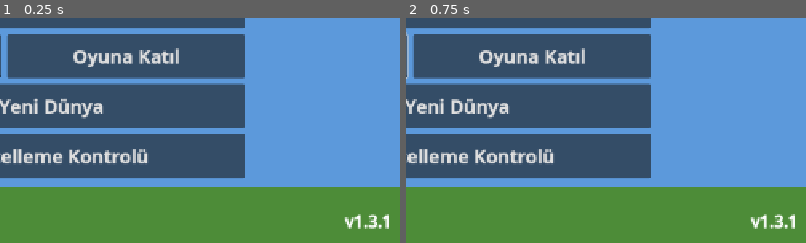
Above: before the commit, frames 1-2 (left to right).
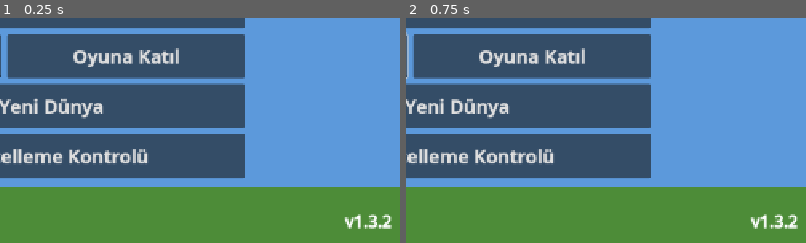
Above: after the commit, the same moments.

Repository: ozguryilmazz/CraftMine
Game: Godot game, scene res://scenes/main_menu.tscn
Two runs of this game, one before a commit and one after it. Both use one fixed random seed, a clock stepped at 60 frames per second and the inputs below.
Inputs (mouse positions are % of the whole screen's width and height, from its top left):
- Up to frame 1 (0.25 s): no input
- Up to frame 2 (0.75 s): click (35, 58) at 0.52 s; type "12" at 0.6 s
The pictures show only the part of the screen within x 44-94%, y 50-100%; the shares and areas given below are measured in that part.

The runs differ from the first frame. In frame 1, 0.1% of the frame differs, in the area x 95-98%, y 87-94%; in frame 2, 0.1%.

Commit message:
RPG altyapısı: eşya tablosu, yuva başı dayanıklılık, yeni kayıt biçimi (v1.3.2)
Co-Authored-By: Claude Fable 5.2 <noreply@anthropic.com>

Diff:
--- a/project.godot
+++ b/project.godot
@@ -7,7 +7,7 @@
 [application]
 
 config/name="CraftMine"
-config/version="1.3.1"
+config/version="1.3.2"
 run/main_scene="res://scenes/main_menu.tscn"
 config/features=PackedStringArray("4.5", "GL Compatibility")
 boot_splash/bg_color=Color(0.12, 0.16, 0.22, 1)
--- a/scripts/game.gd
+++ b/scripts/game.gd
@@ -17,6 +17,8 @@
 var hud: Hud
 var ui: InventoryUI
 var inv := Inventory.new()
+## Oyuncuya ait kalıcı veriler (kakacoin; ileride statlar, level, XP). Dünya kaydıyla birlikte saklanır.
+var pdata := {"coins": 0}
 var selected := 0           # seçili hotbar yuvası
 var paused := false
 var info_text := ""
@@ -65,6 +67,7 @@
 	if Session.mode != "join" and Session.saved_pos is Vector3:
 		player.position = Session.saved_pos
 		inv.from_array(Session.saved_inv)
+		pdata.merge(Session.saved_player, true)
 	else:
 		var a := randf() * TAU if _online else 0.0
 		var sx := int(cos(a) * 3.0)
@@ -354,20 +357,20 @@
 
 # ---------- Düşen eşyalar ----------
 
-func spawn_drop(id: int, n: int, pos: Vector3) -> void:
+func spawn_drop(id: int, n: int, pos: Vector3, dur := -1) -> void:
 	if id <= 0 or n <= 0:
 		return
 	if _drops.size() >= MAX_DROPS:
 		_drops.pop_front().queue_free()
 	var d := ItemDrop.new()
 	add_child(d)
-	d.setup(world, id, n, pos)
+	d.setup(world, id, n, pos, dur)
 	_drops.append(d)
 
 
 ## Envantere sığmayan eşyayı oyuncunun önüne bırakır.
-func drop_from_player(id: int, n: int) -> void:
-	spawn_drop(id, n, player.eye_position() + player.look_dir() * 1.2)
+func drop_from_player(id: int, n: int, dur := -1) -> void:
+	spawn_drop(id, n, player.eye_position() + player.look_dir() * 1.2, dur)
 
 
 func _update_drops(delta: float) -> void:
@@ -380,7 +383,7 @@
 		elif d.age > ItemDrop.PICKUP_DELAY and inv.can_add(d.item_id, 1):
 			var dist := d.position.distance_to(center)
 			if dist < PICKUP_RADIUS:
-				d.count = inv.add(d.item_id, d.count)
+				d.count = inv.add(d.item_id, d.count, d.dur)
 				if d.count <= 0:
 					d.queue_free()
 					_drops.remove_at(i)
@@ -482,7 +485,7 @@
 func _save() -> void:
 	_save_timer = 0.0
 	if Session.mode != "join":
-		Session.save_world(world.export_edits(), player.position, inv.to_array())
+		Session.save_world(world.export_edits(), player.position, inv.to_array(), pdata)
 
 
 func exit_to_menu() -> void:
--- a/scripts/inventory.gd
+++ b/scripts/inventory.gd
@@ -1,28 +1,39 @@
 class_name Inventory
 extends RefCounted
-## Oyuncu envanteri: 36 yuva; ilk 9'u hotbar'dır. Her yuva (eşya kimliği, adet) tutar.
+## Oyuncu envanteri: 36 yuva; ilk 9'u hotbar'dır. Her yuva (eşya kimliği, adet, kalan dayanıklılık) tutar.
+## Dayanıklılığı olan eşyalar (kılıç, zırh, kalkan) yığınlanmaz; dayanıklılığı olmayanlarda değer 0'dır.
 
 const SIZE := 36
 const HOTBAR := 9
 
 var ids := PackedInt32Array()
 var counts := PackedInt32Array()
+var durs := PackedInt32Array()
 
 
 func _init() -> void:
 	ids.resize(SIZE)
 	counts.resize(SIZE)
+	durs.resize(SIZE)
+
+
+static func _norm_dur(id: int, dur: int) -> int:
+	var full := Items.max_durability(id)
+	if full <= 0:
+		return 0
+	return full if dur <= 0 else mini(dur, full)
 
 
 ## Eşya ekler; önce aynı türden yığınları doldurur, sonra boş yuvaları. Sığmayan adedi döndürür.
-func add(id: int, n: int) -> int:
+## dur: kalan dayanıklılık (-1: yeni eşya, tam dayanıklılık).
+func add(id: int, n: int, dur := -1) -> int:
 	if id <= 0:
 		return 0
 	var cap := Items.max_stack(id)
 	for i in SIZE:
 		if n <= 0:
 			return 0
-		if ids[i] == id and counts[i] < cap:
+		if ids[i] == id and counts[i] > 0 and counts[i] < cap:
 			var k := mini(n, cap - counts[i])
 			counts[i] += k
 			n -= k
@@ -33,6 +44,7 @@
 			var k := mini(n, cap)
 			ids[i] = id
 			counts[i] = k
+			durs[i] = _norm_dur(id, dur)
 			n -= k
 	return n
 
@@ -56,6 +68,7 @@
 	counts[slot] -= k
 	if counts[slot] == 0:
 		ids[slot] = 0
+		durs[slot] = 0
 	return k
 
 
@@ -63,21 +76,55 @@
 	return ids[slot] if counts[slot] > 0 else 0
 
 
-func set_slot(slot: int, id: int, n: int) -> void:
-	ids[slot] = id if n > 0 else 0
-	counts[slot] = n if id > 0 else 0
+func dur_at(slot: int) -> int:
+	return durs[slot] if counts[slot] > 0 else 0
 
 
+func set_slot(slot: int, id: int, n: int, dur := -1) -> void:
+	if id <= 0 or n <= 0:
+		ids[slot] = 0
+		counts[slot] = 0
+		durs[slot] = 0
+		return
+	ids[slot] = id
+	counts[slot] = n
+	durs[slot] = _norm_dur(id, dur)
+
+
+## Yuvadaki eşyayı k kez yıpratır. Eşya kırılıp yok olduysa true döner.
+func wear(slot: int, k := 1) -> bool:
+	if counts[slot] <= 0 or Items.max_durability(ids[slot]) <= 0:
+		return false
+	durs[slot] -= k
+	if durs[slot] <= 0:
+		set_slot(slot, 0, 0)
+		return true
+	return false
+
+
+## Tüm envanteri siler (ölüm cezası).
+func clear() -> void:
+	for i in SIZE:
+		set_slot(i, 0, 0)
+
+
+## Kayıt: her yuva için (kimlik, adet, dayanıklılık).
 func to_array() -> Array:
 	var out := []
 	for i in SIZE:
 		out.append(ids[i])
 		out.append(counts[i])
+		out.append(durs[i])
 	return out
 
 
+## Kayıttan yükler. Eski sürümlerin (kimlik, adet) biçimini de kabul eder.
 func from_array(a: Variant) -> void:
-	if not (a is Array) or a.size() != SIZE * 2:
+	if not (a is Array):
 		return
-	for i in SIZE:
-		set_slot(i, int(a[i * 2]), int(a[i * 2 + 1]))
+	if a.size() == SIZE * 3:
+		for i in SIZE:
+			set_slot(i, int(a[i * 3]), int(a[i * 3 + 1]), int(a[i * 3 + 2]))
+	elif a.size() == SIZE * 2:
+		for i in SIZE:
+			set_slot(i, int(a[i * 2]), int(a[i * 2 + 1]))
--- a/scripts/item_drop.gd
+++ b/scripts/item_drop.gd
@@ -9,6 +9,7 @@
 
 var item_id := 0
 var count := 1
+var dur := -1               # kalan dayanıklılık (-1: tam)
 var age := 0.0
 var world: World
 var _vel := Vector3.ZERO
@@ -29,10 +30,11 @@
 	return mi
 
 
-func setup(p_world: World, id: int, n: int, pos: Vector3) -> void:
+func setup(p_world: World, id: int, n: int, pos: Vector3, p_dur := -1) -> void:
 	world = p_world
 	item_id = id
 	count = n
+	dur = p_dur
 	position = pos
 	_vel = Vector3(randf_range(-1.2, 1.2), 3.0, randf_range(-1.2, 1.2))
 	_vis = make_visual(id)
--- a/scripts/items.gd
+++ b/scripts/items.gd
@@ -26,6 +26,83 @@
 const TIER_LEVEL := [0, 1, 2, 0, 3]
 const NAMES := {100: "Çubuk", 101: "Kömür", 102: "Demir Külçesi", 103: "Altın Külçesi", 104: "Elmas"}
 
+# ---------- RPG eşyaları (mns2026 tablosu) ----------
+const SWORD_WOOD := 130
+const SWORD_STONE := 131
+const SWORD_IRON := 132
+const SWORD_GOLD := 133
+const SWORD_DIAMOND := 134
+const SWORD_NETHER := 135
+const HELMET := 140
+const CHESTPLATE := 141
+const LEGGINGS := 142
+const SHIELD_WOOD := 145
+const SHIELD_IRON := 146
+const SHIELD_DIAMOND := 147
+const MEAT_CHICKEN := 150
+const MEAT_PORK := 151
+const MEAT_BEEF := 152
+const MEAT_MUTTON := 153
+const ROTTEN_FLESH := 154
+const POTION_ATTACK := 160
+const POTION_INT := 161
+const POTION_DEFENSE := 162
+const POTION_SPEED := 163
+const TOTEM := 170
+const CROWN := 171
+
+## Tüm RPG eşyaları tek tablodan okunur; yeni eşya (dükkan vb.) eklemek için buraya satır eklemek yeterlidir.
+##   n: ad            k: tür (sword / helmet / chest / legs / shield / food / potion / totem / misc)
+##   dmg: saldırı bonusu      hp: can bonusu        dur: dayanıklılık (kaç vuruş / darbe)
+##   lvl: kullanmak için gereken level
+##   heal: toplam doldurduğu can, rate: saniyede doldurduğu can (yiyecek)
+##   stat, amount, time: iksirin etkilediği stat, miktarı ve süresi (sn)
+##   stack: en fazla yığın     price: kakacoin değeri (dükkan için; şimdilik 0)
+const DEFS := {
+	130: {"n": "Tahta Kılıç", "k": "sword", "dmg": 4, "dur": 10, "lvl": 0},
+	131: {"n": "Taş Kılıç", "k": "sword", "dmg": 6, "dur": 15, "lvl": 2},
+	132: {"n": "Demir Kılıç", "k": "sword", "dmg": 8, "dur": 20, "lvl": 4},
+	133: {"n": "Altın Kılıç", "k": "sword", "dmg": 10, "dur": 25, "lvl": 6},
+	134: {"n": "Elmas Kılıç", "k": "sword", "dmg": 15, "dur": 40, "lvl": 9},
+	135: {"n": "Nether Kılıç", "k": "sword", "dmg": 25, "dur": 60, "lvl": 12},
+	140: {"n": "Kafalık", "k": "helmet", "hp": 2, "dur": 10},
+	141: {"n": "Göğüslük", "k": "chest", "hp": 5, "dur": 15},
+	142: {"n": "Pantolon ve Ayakkabı", "k": "legs", "hp": 8, "dur": 15},
+	145: {"n": "Tahta Kalkan", "k": "shield", "hp": 4, "dur": 15},
+	146: {"n": "Demir Kalkan", "k": "shield", "hp": 8, "dur": 25},
+	147: {"n": "Elmas Kalkan", "k": "shield", "hp": 10, "dur": 35},
+	150: {"n": "Pişmiş Tavuk Eti", "k": "food", "heal": 10, "rate": 2.0},
+	151: {"n": "Pişmiş Domuz Eti", "k": "food", "heal": 10, "rate": 2.0},
+	152: {"n": "Pişmiş İnek Eti", "k": "food", "heal": 10, "rate": 2.0},
+	153: {"n": "Pişmiş Koyun Eti", "k": "food", "heal": 10, "rate": 2.0},
+	154: {"n": "Çürük Zombi Eti", "k": "food", "heal": 4, "rate": 2.0},
+	160: {"n": "Saldırı İksiri", "k": "potion", "stat": "attack", "amount": 3, "time": 300.0, "stack": 16},
+	161: {"n": "Zeka İksiri", "k": "potion", "stat": "intel", "amount": 3, "time": 300.0, "stack": 16},
+	162: {"n": "Savunma İksiri", "k": "potion", "stat": "health", "amount": 3, "time": 300.0, "stack": 16},
+	163: {"n": "Hız İksiri", "k": "potion", "stat": "speed", "amount": 3, "time": 300.0, "stack": 16},
+	170: {"n": "Ölümsüzlük Totemi", "k": "totem", "stack": 1},
+	171: {"n": "Kral Tacı", "k": "misc", "stack": 1},
+}
+
+
+## Tablodaki bir alanı okur (yoksa varsayılanı döndürür).
+static func prop(id: int, key: String, default: Variant = 0) -> Variant:
+	var d: Variant = DEFS.get(id)
+	return d.get(key, default) if d != null else default
+
+
+static func kind(id: int) -> String:
+	return str(prop(id, "k", ""))
+
+
+## Eşyanın tam dayanıklılığı (0: dayanıklılığı yok, kırılmaz).
+static func max_durability(id: int) -> int:
+	return int(prop(id, "dur", 0))
+
+
+static func price(id: int) -> int:
+	return int(prop(id, "price", 0))
+
 
 static func tool(tier: int, type: int) -> int:
 	return TOOL_BASE + tier * 3 + type
@@ -48,7 +125,9 @@
 
 
 static func max_stack(id: int) -> int:
-	return 1 if is_tool(id) else 64
+	if is_tool(id) or max_durability(id) > 0:
+		return 1
+	return int(prop(id, "stack", 64))
 
 
 static func item_name(id: int) -> String:
@@ -58,6 +137,8 @@
 		return Blocks.NAMES[id] if id < Blocks.COUNT else "?"
 	if is_tool(id):
 		return "%s %s" % [TIER_NAMES[tool_tier(id)], TYPE_NAMES[tool_type(id)]]
+	if DEFS.has(id):
+		return DEFS[id]["n"]
 	return NAMES.get(id, "?")
 
 
@@ -93,8 +174,25 @@
 		_face(ci, tex, ts, [lt, top, rt, mid], Blocks.TILES[id][0], 1.0)
 		_face(ci, tex, ts, [lt, mid, bot, lb], Blocks.TILES[id][1], 0.78)
 		_face(ci, tex, ts, [mid, rt, rb, bot], Blocks.TILES[id][1], 0.58)
+	elif DEFS.has(id):
+		# Simgesi henüz çizilmemiş eşya: türüne göre renkli geçici kare
+		var cols := {"sword": Color(0.75, 0.78, 0.85), "food": Color(0.8, 0.45, 0.3), "potion": Color(0.6, 0.35, 0.8)}
+		var col: Color = cols.get(kind(id), Color(0.5, 0.65, 0.55))
+		ci.draw_rect(r.grow(-r.size.x * 0.12), col)
+		ci.draw_rect(r.grow(-r.size.x * 0.12), Color(0.1, 0.1, 0.1), false, 2.0)
 	else:
 		ci.draw_texture_rect_region(Atlas.item_texture(), r, Atlas.item_region(icon_index(id)))
+
+
+## Dayanıklılık çubuğu (yalnızca yıpranmış eşyalarda görünür): yeşilden kırmızıya.
+static func draw_dur_bar(ci: CanvasItem, r: Rect2, id: int, dur: int) -> void:
+	var full := max_durability(id)
+	if full <= 0 or dur <= 0 or dur >= full:
+		return
+	var f := float(dur) / full
+	var bar := Rect2(r.position.x, r.end.y - 5.0, r.size.x, 5.0)
+	ci.draw_rect(bar, Color(0, 0, 0, 0.85))
+	ci.draw_rect(Rect2(bar.position, Vector2(bar.size.x * f, bar.size.y)), Color(1.0 - f, f, 0.1).lightened(0.2))
 
 
 static func _face(ci: CanvasItem, tex: Texture2D, ts: Vector2, pts: Array, tile: int, shade: float) -> void:
--- a/scripts/session.gd
+++ b/scripts/session.gd
@@ -21,6 +21,7 @@
 var world_edits := {}
 var saved_pos: Variant = null
 var saved_inv: Variant = null
+var saved_player := {}
 
 
 func _ready() -> void:
@@ -68,6 +69,7 @@
 	world_edits = {}
 	saved_pos = null
 	saved_inv = null
+	saved_player = {}
 	world_seed = randi() & 0x7fffffff
 	var f := FileAccess.open(SAVE_PATH, FileAccess.READ)
 	if f == null:
@@ -78,15 +80,19 @@
 		world_edits = d.get("edits", {})
 		saved_pos = d.get("pos")
 		saved_inv = d.get("inv")
+		var pl: Variant = d.get("player")
+		if pl is Dictionary:
+			saved_player = pl
 
 
-func save_world(edits: Dictionary, pos: Vector3, inv: Array) -> void:
+func save_world(edits: Dictionary, pos: Vector3, inv: Array, player := {}) -> void:
 	world_edits = edits
 	saved_pos = pos
 	saved_inv = inv
+	saved_player = player
 	var f := FileAccess.open(SAVE_PATH, FileAccess.WRITE)
 	if f != null:
-		f.store_var({"seed": world_seed, "edits": edits, "pos": pos, "inv": inv})
+		f.store_var({"v": 2, "seed": world_seed, "edits": edits, "pos": pos, "inv": inv, "player": player})
 
 
 func delete_world() -> void:
--- a/scripts/ui/hud.gd
+++ b/scripts/ui/hud.gd
@@ -213,6 +213,7 @@
 		var id := inv.id_at(i)
 		if id > 0:
 			Items.draw_icon(self, r.grow(-9.0), id)
+			Items.draw_dur_bar(self, r.grow(-9.0), id, inv.durs[i])
 			var n := inv.counts[i]
 			if n > 1:
 				var pos := Vector2(r.position.x, r.end.y - 6.0)
--- a/scripts/ui/inventory_ui.gd
+++ b/scripts/ui/inventory_ui.gd
@@ -27,8 +27,11 @@
 var _grid_counts := PackedInt32Array()
 var _f_ids := PackedInt32Array()        # fırın: 0 girdi, 1 yakıt, 2 çıktı
 var _f_counts := PackedInt32Array()
+var _grid_durs := PackedInt32Array()    # ızgara ve fırındaki eşyaların kalan dayanıklılığı
+var _f_durs := PackedInt32Array()
 var _cur_id := 0                        # "elde" tutulan yığın
 var _cur_n := 0
+var _cur_dur := 0
 var _fuel_left := 0.0
 var _fuel_total := 1.0
 var _progress := 0.0
@@ -50,6 +53,8 @@
 	_grid_counts.resize(9)
 	_f_ids.resize(3)
 	_f_counts.resize(3)
+	_grid_durs.resize(9)
+	_f_durs.resize(3)
 	visible = false
 
 
@@ -66,28 +71,31 @@
 	if not visible:
 		return
 	for i in 9:
-		_give_back(_grid_ids[i], _grid_counts[i])
+		_give_back(_grid_ids[i], _grid_counts[i], _grid_durs[i])
 		_grid_ids[i] = 0
 		_grid_counts[i] = 0
+		_grid_durs[i] = 0
 	for i in 3:
-		_give_back(_f_ids[i], _f_counts[i])
+		_give_back(_f_ids[i], _f_counts[i], _f_durs[i])
 		_f_ids[i] = 0
 		_f_counts[i] = 0
-	_give_back(_cur_id, _cur_n)
+		_f_durs[i] = 0
+	_give_back(_cur_id, _cur_n, _cur_dur)
 	_cur_id = 0
 	_cur_n = 0
+	_cur_dur = 0
 	_fuel_left = 0.0
 	_press_slot = -1
 	visible = false
 	game.on_ui_closed()
 
 
-func _give_back(id: int, n: int) -> void:
+func _give_back(id: int, n: int, dur := -1) -> void:
 	if id <= 0 or n <= 0:
 		return
-	var left := inv.add(id, n)
+	var left := inv.add(id, n, dur)
 	if left > 0:
-		game.drop_from_player(id, left)
+		game.drop_from_player(id, left, dur)
 
 
 # ---------- Yerleşim ----------
@@ -151,19 +159,32 @@
 	return _f_counts[i]
 
 
-func _put(kind: String, i: int, id: int, n: int) -> void:
+func _get_dur(kind: String, i: int) -> int:
+	match kind:
+		"inv":
+			return inv.dur_at(i)
+		"grid":
+			return _grid_durs[i] if _grid_counts[i] > 0 else 0
+	return _f_durs[i] if _f_counts[i] > 0 else 0
+
+
+## dur: kalan dayanıklılık (-1: tam). Dayanıklılığı olmayan eşyalarda yok sayılır.
+func _put(kind: String, i: int, id: int, n: int, dur := -1) -> void:
 	if n <= 0:
 		id = 0
 		n = 0
+	dur = Inventory._norm_dur(id, dur) if id > 0 else 0
 	match kind:
 		"inv":
-			inv.set_slot(i, id, n)
+			inv.set_slot(i, id, n, dur)
 		"grid":
 			_grid_ids[i] = id
 			_grid_counts[i] = n
+			_grid_durs[i] = dur
 		_:
 			_f_ids[i] = id
 			_f_counts[i] = n
+			_f_durs[i] = dur
 
 
 func _recipe() -> Dictionary:
@@ -236,6 +257,7 @@
 	var k := n if not right else ceili(n / 2.0)
 	_cur_id = id
 	_cur_n = k
+	_cur_dur = _get_dur(kind, i)
 	_put(kind, i, id, n - k)
 	_press_can_halve = not right and k > 1
 	_hint = "%s x%d" % [Items.item_name(id), k]
@@ -258,19 +280,22 @@
 	var n := _get_n(kind, i)
 	if n == 0:
 		var k := 1 if one else _cur_n
-		_put(kind, i, _cur_id, k)
+		_put(kind, i, _cur_id, k, _cur_dur)
 		_cur_n -= k
-	elif id == _cur_id:
+	elif id == _cur_id and Items.max_stack(id) > 1:
 		var k := mini(1 if one else _cur_n, Items.max_stack(id) - n)
 		_put(kind, i, id, n + k)
 		_cur_n -= k
 	else:
-		_put(kind, i, _cur_id, _cur_n)
+		var d := _get_dur(kind, i)
+		_put(kind, i, _cur_id, _cur_n, _cur_dur)
 		_cur_id = id
 		_cur_n = n
+		_cur_dur = d
 	if _cur_n <= 0:
 		_cur_id = 0
 		_cur_n = 0
+		_cur_dur = 0
 		_hint = ""
 	else:
 		_hint = "%s x%d" % [Items.item_name(_cur_id), _cur_n]
@@ -291,6 +316,7 @@
 			_grid_counts[i] -= 1
 			if _grid_counts[i] == 0:
 				_grid_ids[i] = 0
+				_grid_durs[i] = 0
 	_hint = "%s x%d üretildi" % [Items.item_name(out), n]
 
 
@@ -355,7 +381,7 @@
 				_item(r, recipe["out"], recipe["n"])
 			_arrow(Vector2(r.position.x - STEP, r.position.y + SLOT * 0.5), 1.0)
 		else:
-			_item(r, _get_id(kind, s["i"]), _get_n(kind, s["i"]))
+			_item(r, _get_id(kind, s["i"]), _get_n(kind, s["i"]), _get_dur(kind, s["i"]))
 			if kind == "fout":
 				_arrow(Vector2(r.position.x - 2.0 * STEP, r.position.y + SLOT * 0.5), _progress / SMELT_TIME)
 				# Yakıt göstergesi (girdi ile yakıt yuvasının arası)
@@ -372,14 +398,15 @@
 		var c := _pointer - (Vector2(0, SLOT * 0.75) if Session.touch_mode else Vector2.ZERO)
 		var r := Rect2(c - Vector2(SLOT, SLOT) * 0.5, Vector2(SLOT, SLOT))
 		draw_rect(r.grow(2.0), Color(1, 1, 1, 0.25))
-		_item(r, _cur_id, _cur_n)
+		_item(r, _cur_id, _cur_n, _cur_dur)
 
 
 ## Eşyayı yuvanın içine sığacak şekilde (kenar boşluğuyla) çizer.
-func _item(r: Rect2, id: int, n: int) -> void:
+func _item(r: Rect2, id: int, n: int, dur := 0) -> void:
 	if id <= 0 or n <= 0:
 		return
 	Items.draw_icon(self, r.grow(-ICON_INSET), id)
+	Items.draw_dur_bar(self, r.grow(-ICON_INSET), id, dur)
 	if n > 1:
 		var pos := Vector2(r.position.x, r.end.y - 5.0)
 		draw_string(Session.font, pos + Vector2(1.5, 1.5), str(n), HORIZONTAL_ALIGNMENT_RIGHT, r.size.x - 4.0, 20, Color(0, 0, 0, 0.85))
--- /dev/null
+++ b/tests/items_test.gd
@@ -0,0 +1,52 @@
+extends SceneTree
+## Geliştirme aracı: eşya tablosu ve envanter dayanıklılığı için otomatik test.
+## Kullanım: godot --headless --path . -s res://tests/items_test.gd
+
+var _fail := 0
+
+
+func ok(cond: bool, what: String) -> void:
+	if not cond:
+		_fail += 1
+	print(("PASS  " if cond else "FAIL  ") + what)
+
+
+func _init() -> void:
+	var inv := Inventory.new()
+	ok(Items.max_stack(Items.SWORD_IRON) == 1 and Items.max_durability(Items.SWORD_IRON) == 20, "demir kilic: yigin 1, dayaniklilik 20")
+	ok(Items.max_stack(Blocks.COBBLE) == 64 and Items.max_durability(Blocks.COBBLE) == 0, "kirik tas: yigin 64, dayaniklilik yok")
+	ok(Items.max_stack(Items.tool(0, 0)) == 1, "kazma hala tekli")
+	ok(Items.item_name(Items.SWORD_NETHER) == "Nether Kılıç" and Items.item_name(Items.STICK) == "Çubuk", "adlar")
+	ok(int(Items.prop(Items.SWORD_DIAMOND, "dmg")) == 15 and int(Items.prop(Items.SHIELD_IRON, "hp")) == 8, "hasar / can degerleri")
+	ok(Items.price(Items.CROWN) == 0, "fiyat alani okunuyor")
+
+	ok(inv.add(Items.SWORD_WOOD, 2) == 0, "iki kilic eklendi")
+	ok(inv.id_at(0) == Items.SWORD_WOOD and inv.id_at(1) == Items.SWORD_WOOD and inv.counts[0] == 1, "kiliclar ayri yuvalarda")
+	ok(inv.dur_at(0) == 10, "yeni kilic tam dayaniklilikta")
+	inv.add(Items.SHIELD_WOOD, 1, 4)
+	ok(inv.dur_at(2) == 4, "yipranmis kalkan (4/15) eklendi")
+	inv.add(Blocks.COBBLE, 70)
+	ok(inv.counts[3] == 64 and inv.counts[4] == 6 and inv.durs[3] == 0, "bloklar yiginlaniyor")
+	for i in 9:
+		ok(not inv.wear(0), "kilic vurus %d: kirilmadi (kalan %d)" % [i + 1, inv.dur_at(0)])
+	ok(inv.wear(0) and inv.id_at(0) == 0, "10. vurusta kilic kirildi ve yok oldu")
+	ok(not inv.wear(3), "blok yipranmaz")
+
+	var saved := inv.to_array()
+	var inv2 := Inventory.new()
+	inv2.from_array(saved)
+	ok(inv2.to_array() == saved and inv2.dur_at(2) == 4, "kayit / yukleme ayni sonucu veriyor")
+	var old := []
+	for i in Inventory.SIZE:
+		old.append(Items.tool(1, 0) if i == 0 else (Blocks.LOG if i == 1 else 0))
+		old.append(1 if i == 0 else (12 if i == 1 else 0))
+	var inv3 := Inventory.new()
+	inv3.from_array(old)
+	ok(inv3.id_at(0) == Items.tool(1, 0) and inv3.counts[1] == 12 and inv3.id_at(2) == 0, "eski (1.3.x) kayit bicimi okunuyor")
+	inv.clear()
+	var empty := true
+	for i in Inventory.SIZE:
+		empty = empty and inv.id_at(i) == 0
+	ok(empty, "clear() envanteri bosaltiyor")
+	print("SONUC: %d hata" % _fail)
+	quit(1 if _fail > 0 else 0)
--- a/tests/shot.gd
+++ b/tests/shot.gd
@@ -126,6 +126,13 @@
 	game.ui.halve_held("grid", 4)
 	game.ui.press("grid", 7)
 	game.ui.press("inv", 30)
+	# Dayanıklılık: yıpranmış kılıç ve kalkanı yuvalar arasında taşı, değer korunmalı
+	game.inv.set_slot(33, Items.SWORD_IRON, 1, 6)
+	game.inv.set_slot(34, Items.SHIELD_DIAMOND, 1, 30)
+	game.ui.press("inv", 33)
+	game.ui.press("inv", 34)
+	game.ui.press("inv", 35)
+	print("dur swap: slot34=", game.inv.id_at(34), "/", game.inv.dur_at(34), " slot35=", game.inv.id_at(35), "/", game.inv.dur_at(35), " hand=", game.ui._cur_n)
 	game.ui._layout()
 	game.ui._pointer = game.ui._slots[40]["r"].get_center()
 	await get_tree().create_timer(0.3).timeout
--- a/version.json
+++ b/version.json
@@ -1,4 +1,4 @@
 {
-  "version": "1.3.1",
-  "version_code": 5
+  "version": "1.3.2",
+  "version_code": 6
 }
Not shown, changed: export_presets.cfg
Not shown, added: tests/items_test.gd.uid
